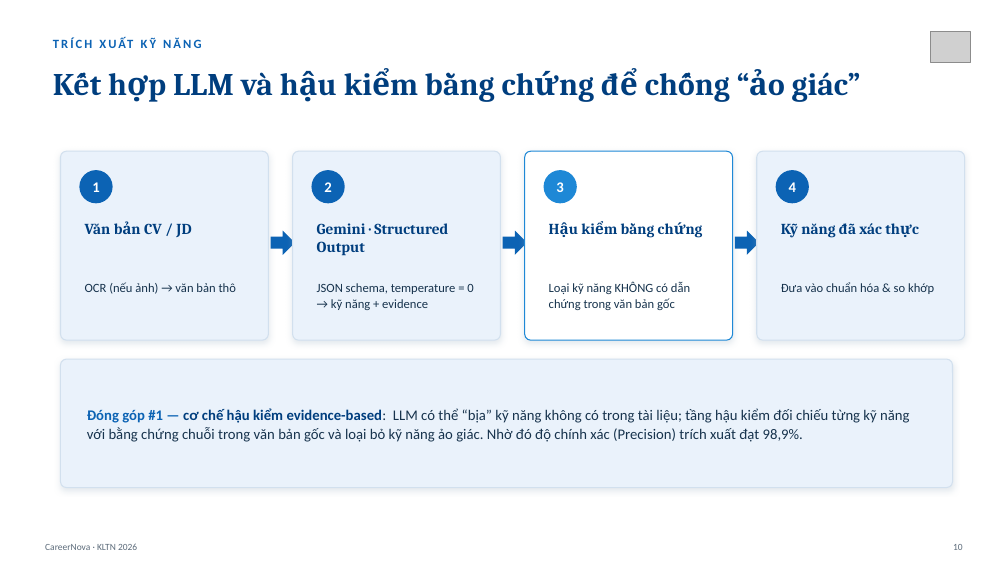
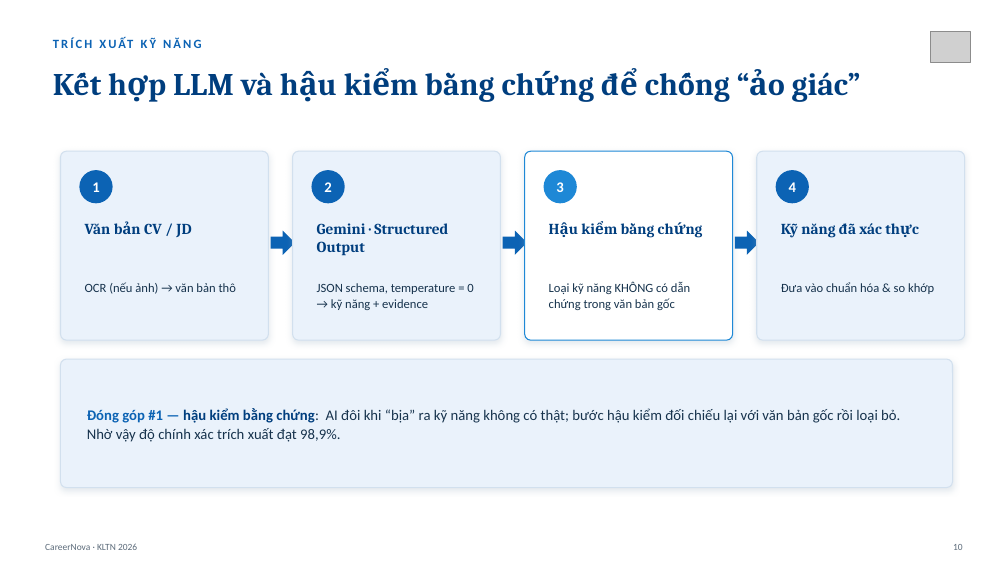
Before and after one commit to Myy1112/082026, a slide deck: slide 10 of CareerNova_Slide_BaoVe.pptx. Drawn at 1008x567 pixels with LibreOffice and Linux fonts; fonts in the diff are those of the drawing; grey boxes stand for pictures. Boxes give left, top, right and bottom in pixels: in the first picture for what was removed or moved away, otherwise in the second. Text is boxed around its words. In the diff, an @@ line names an element or a change of style, - is before the commit and + after.

```diff
--- a/CareerNova_Slide_BaoVe.pptx
+++ b/CareerNova_Slide_BaoVe.pptx
@@ text at [87,408,900,442]: text changed @@
-Đóng góp #1 — cơ chế hậu kiểm evidence-based: LLM có thể “bịa” kỹ năng không có trong tài liệu; tầng hậu kiểm đối chiếu từng kỹ năng với bằng chứng chuỗi trong văn bản gốc và loại bỏ kỹ năng ảo giác. Nhờ đó độ chính xác (Precision) trích xuất đạt 98,9%.
+Đóng góp #1 — hậu kiểm bằng chứng: AI đôi khi “bịa” ra kỹ năng không có thật; bước hậu kiểm đối chiếu lại với văn bản gốc rồi loại bỏ. Nhờ vậy độ chính xác trích xuất đạt 98,9%.
```
Also in this commit, not shown: 10 other slides changed, 4 other files.
